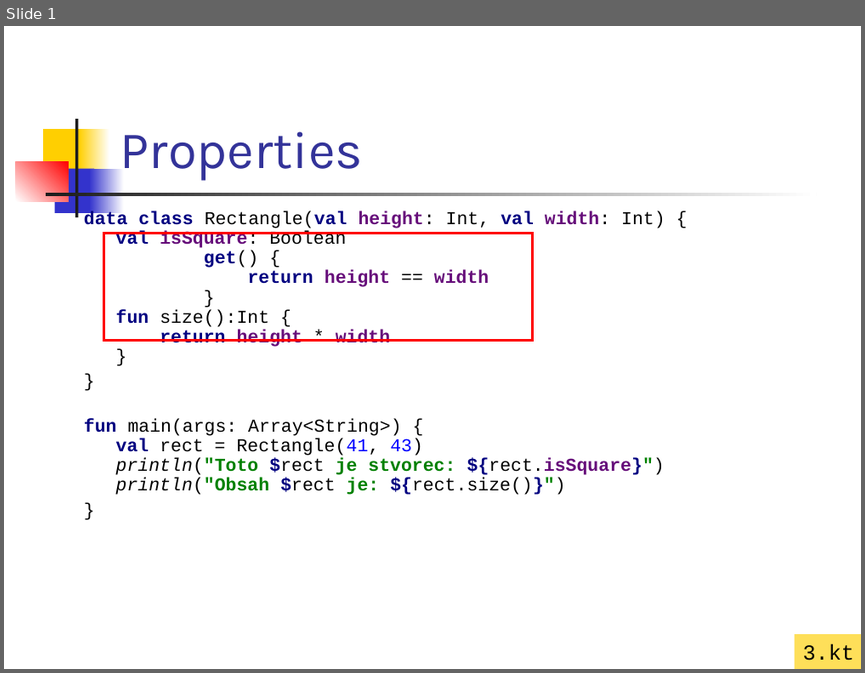
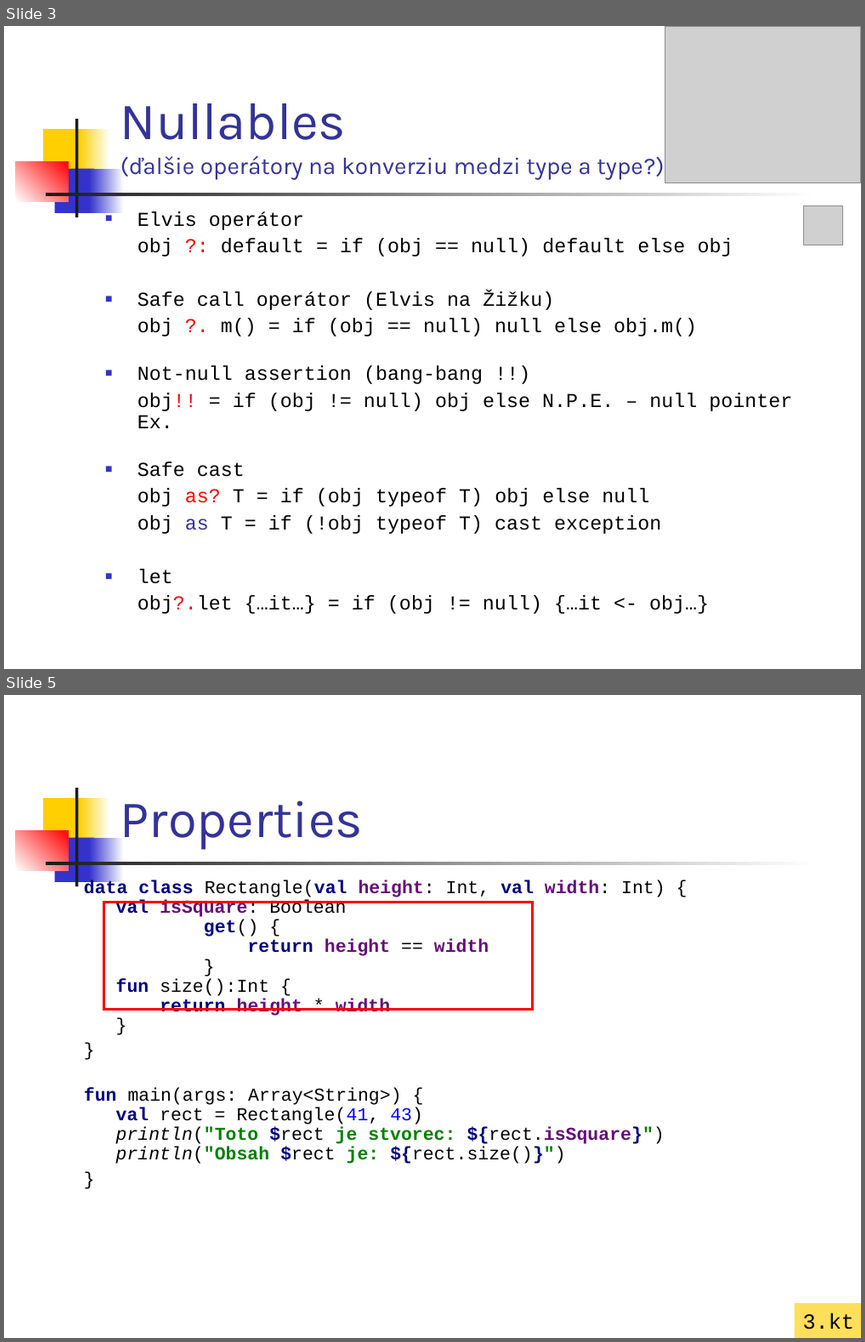
Before and after one commit to vmandro/Prednasky, a slide deck: 02/02_Kotlin.ppt. Shown one above the other, each under a label of ours: slide 1 before the commit, slides 3 and 5 after it; the slides between them are not shown. The pictures are 865x673 and 865x1342 pixels, drawn with LibreOffice and Linux fonts; fonts in the diff are those of the drawing; grey boxes stand for pictures. Boxes give left, top, right and bottom in pixels: in the first picture for what was removed or moved away, otherwise in the second. Text is boxed around its words. In the diff, an @@ line names an element or a change of style, - is before the commit and + after.

```diff
--- a/02/02_Kotlin.ppt
+++ b/02/02_Kotlin.ppt
@@ slide 3 added at (4,26,861,669), background #FFFFFF; not listed: 7 template elements that a slide beside it also shows @@
@@ picture added at (664,26,861,182) @@
@@ title added at (120,103,664,180), 20 pt, text #333399 @@
+Nullables
+(ďalšie operátory na konverziu medzi type a type?)
@@ text added at (137,211,792,613), 16.6 pt, text #000000 @@
+■ Elvis operátor
+obj ?: default = if (obj == null) default else obj
+■ Safe call operátor (Elvis na Žižku)
+obj ?. m() = if (obj == null) null else obj.m()
+■ Not-null assertion (bang-bang !!)
+obj!! = if (obj != null) obj else N.P.E. – null pointer Ex.
+■ Safe cast
+obj as? T = if (obj typeof T) obj else null
+obj as T = if (!obj typeof T) cast exception
+■ let
+obj?.let {…it…} = if (obj != null) {…it <- obj…}
@@ picture added at (803,206,843,245) @@
@@ what was slide 1 is now slide 5 @@
```
Also in this commit, not shown: 1 slide changed, 3 other slides added, 7 other files.
